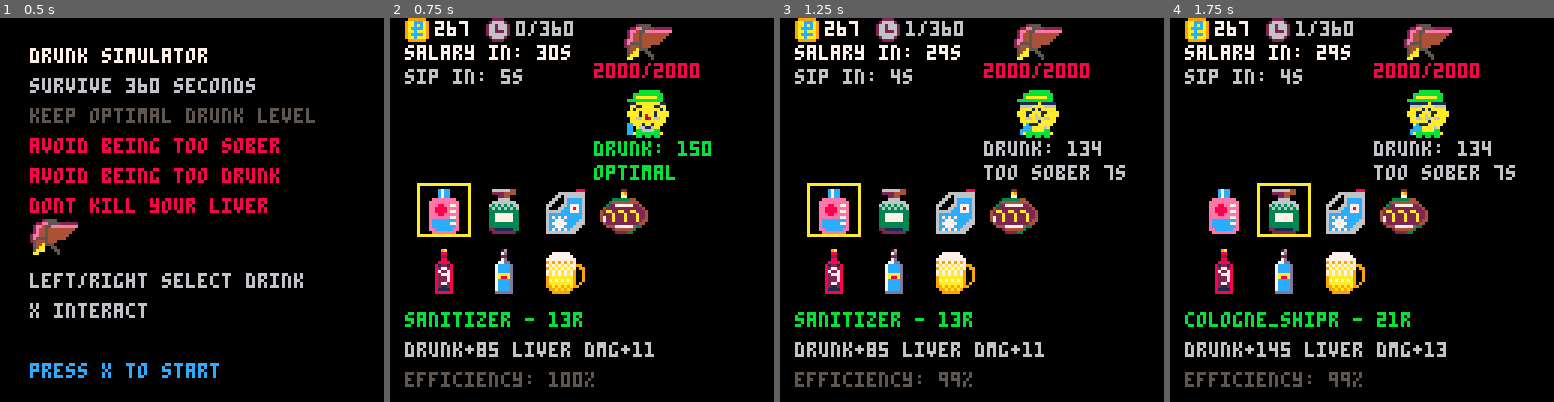
Above: before the commit, frames 1-4 (left to right).
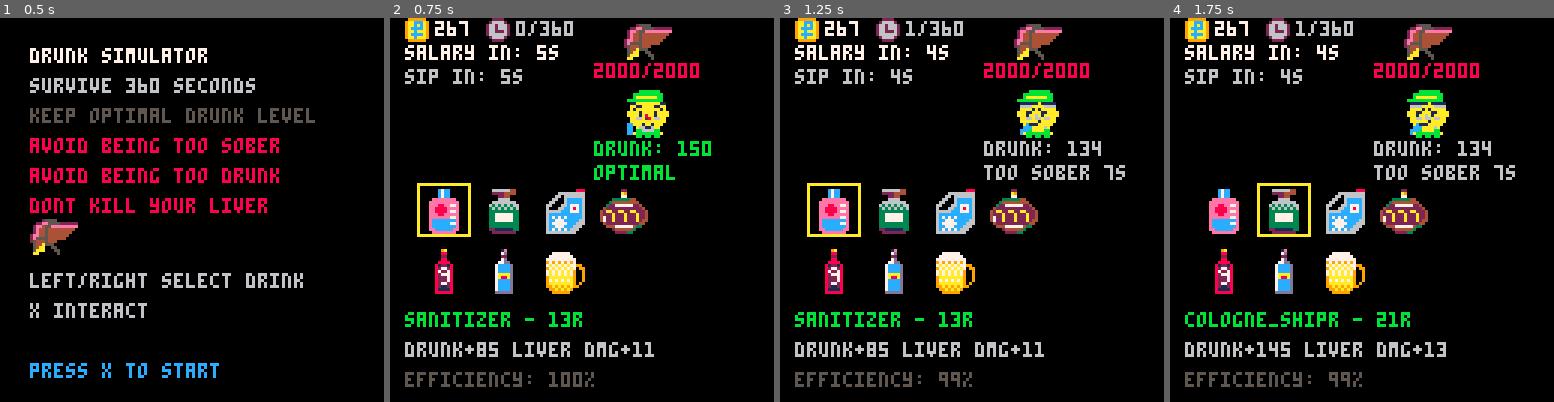
Above: after the commit, the same moments.

Repository: fritzlolpro/picopico
Game: PICO-8 cartridge carts/drunk.p8
The game is run twice, just before and just after one commit, with the same random seed, the same clock (stepped at 60 frames per second) and the same inputs.
Inputs:
- Up to frame 1 (0.5 s): tap X (X key) at 0.33 s
- Up to frame 2 (0.75 s): tap O (Z key) at 0.7 s
- Up to frame 3 (1.25 s): tap X (X key) at 1.07 s
- Up to frame 4 (1.75 s): hold Right from 1.6 s (still down); tap O (Z key) at 1.7 s

Frame 1 is identical in both runs. In frame 2, 0.1% of the frame differs, in the area x 38-47%, y 7-11%; in frame 3, 0.1%; in frame 4, 0.1%.

Commit message:
select bonus on payday

Diff:
--- a/carts/drunk.p8
+++ b/carts/drunk.p8
@@ -12,7 +12,8 @@
 -- Game constants
 game_duration = 360 -- Total game duration in seconds
 salary = 267 -- Salary amount in rubles per payment
-salary_frequency = 30 -- How often salary comes in seconds
+-- salary_frequency = 30 -- How often salary comes in seconds
+salary_frequency = 5 -- How often salary comes in seconds
 base_liver_health = 2000 -- Initial liver health in units
 liver_damage_factor = 0.001833 -- Liver damage growth factor per second (+0.1833% damage each second)
 base_sobering_rate = 15 -- Intoxication units lost every SOBERING_FREQUENCY seconds
@@ -26,6 +27,7 @@
 liver_health = base_liver_health
 intoxication = 150
 selected_drink_index = 1 -- Selected drink in shop
+selected_bonus_index = 1 -- Selected bonus in payday
 game_over_reason = "" -- Reason for game over
 
 -- Character animation
@@ -59,12 +61,12 @@
 
 -- Payday bonuses
 payday_bonuses = {
-    { name = "zakuska", effect = "heal_liver", value = 173, chance = 0.2 },
-    { name = "opohmel", effect = "add_intoxication", value = 37, chance = 0.15 },
-    { name = "halturka", effect = "add_money", value = 123, chance = 0.25 },
-    { name = "activated_carbon", effect = "liver_protection", value = 0.47, duration = 1800, chance = 0.15 }, -- 30 sec
-    { name = "ascorbic", effect = "increase_max_liver", value = 189, chance = 0.1 },
-    { name = "alcoholic_training", effect = "drinking_efficiency", value = 0.31, duration = 1800, chance = 0.15 } -- 30 sec
+    { name = "zakuska", effect = "heal_liver", value = 200, cost = 100, description = "heal liver" },
+    { name = "opohmel", effect = "remove_intoxication", value = 150,  cost = 120, description = "feel better" },
+    { name = "halturka", effect = "add_money", value = 123,  cost = 0, description = "side hassle" },
+    { name = "activated_carbon", effect = "liver_protection", value = 0.47, duration = 1800,  cost = 100, description = "protect liver" },
+    { name = "ascorbic", effect = "increase_max_liver", value = 189, cost = 100, description = "liver got stronger" },
+    { name = "alcoholic_training", effect = "drinking_efficiency", value = 0.31, duration = 1800,  cost = 10, description = "become strongman" }
 }
 
 -- Temporary bonus effects
@@ -187,6 +189,12 @@
 end
 
 function _update60()
+    -- Handle payday state first
+    if current_state == game_state.payday then
+        update_payday()
+        return
+    end
+
     -- Update character animation timer (slower during slowmotion)
     if slowmotion_timer > 0 then
         if frames % slow_motion_multiplier == 0 then
@@ -264,8 +272,6 @@
         update_menu()
     elseif current_state == game_state.playing then
         update_game()
-    elseif current_state == game_state.payday then
-        update_payday()
     elseif current_state == game_state.game_over then
         update_game_over()
     elseif current_state == game_state.win then
@@ -277,6 +283,11 @@
 total_seconds = 0
 
 function update_time()
+    -- Don't update time during payday
+    if current_state == game_state.payday then
+        return
+    end
+
     frames += 1
 
     -- Calculate effective frame rate (slower during slowmotion)
@@ -533,6 +544,7 @@
 
 -- Function to trigger payday (referenced in update_time)
 function trigger_payday()
+    -- Only credit salary, don't apply bonus yet
     current_state = game_state.payday
 end
 
@@ -714,20 +726,26 @@
 end
 
 function update_payday()
-    -- Handle payday logic - salary already credited in update_time()
-
-    -- Apply random bonus at payday
-    apply_payday_bonus()
-
-    current_state = game_state.playing
-end
-
--- Function for applying payday bonuses
-function apply_payday_bonus()
-    for bonus in all(payday_bonuses) do
-        if rnd(1) < bonus.chance then
-            apply_bonus_effect(bonus)
-            break -- only one bonus at a time
+    -- Handle bonus selection with arrow keys
+    if btnp(0) then -- Left
+        selected_bonus_index = max(1, selected_bonus_index - 1)
+    elseif btnp(1) then -- Right
+        selected_bonus_index = min(#payday_bonuses, selected_bonus_index + 1)
+    elseif btnp(2) then -- Up
+        selected_bonus_index = max(1, selected_bonus_index - 3)
+    elseif btnp(3) then -- Down
+        selected_bonus_index = min(#payday_bonuses, selected_bonus_index + 3)
+    elseif btnp(4) or btnp(5) then
+        -- X or O button to apply selected bonus
+        local selected_bonus = payday_bonuses[selected_bonus_index]
+        if money >= selected_bonus.cost then
+            money -= selected_bonus.cost
+            apply_bonus_effect(selected_bonus)
+            current_state = game_state.playing
+        end
+        -- If not enough money, just continue without bonus
+        if money < selected_bonus.cost then
+            current_state = game_state.playing
         end
     end
 end
@@ -736,8 +754,8 @@
 function apply_bonus_effect(bonus)
     if bonus.effect == "heal_liver" then
         liver_health = min(1000 + max_liver_bonus, liver_health + bonus.value)
-    elseif bonus.effect == "add_intoxication" then
-        intoxication += bonus.value
+    elseif bonus.effect == "remove_intoxication" then
+        intoxication -= bonus.value
     elseif bonus.effect == "add_money" then
         money += bonus.value
     elseif bonus.effect == "liver_protection" then
@@ -763,6 +781,7 @@
         total_seconds = 0
         frames = 0
         selected_drink_index = 1
+        selected_bonus_index = 1
 
         -- Reset bonuses
         liver_protection_bonus = 0
@@ -1200,10 +1219,48 @@
 
 
 function draw_payday()
-    cls(3)
-    print("payday!", 35, 50, 7)
-    print("salary: " .. salary .. "r", 30, 65, 6)
-    print("bonus applied!", 30, 80, 11)
+    cls(0)
+    print("payday!", 35, 10, 7)
+    print("salary: " .. salary .. "r", 30, 20, 6)
+    print("money: " .. money .. "r", 30, 30, 7)
+
+    -- Draw bonus icons in 3x2 grid
+    local start_x = 20
+    local start_y = 45
+    local icon_spacing = 30
+
+    for i = 1, #payday_bonuses do
+        local bonus = payday_bonuses[i]
+        local col = (i - 1) % 3
+        local row = flr((i - 1) / 3)
+        local x = start_x + col * icon_spacing
+        local y = start_y + row * icon_spacing
+
+        -- Draw bonus icon (sprites 68-73)
+        local icon_id = 67 + i -- sprites 68-73
+        spr(icon_id, x, y)
+
+        -- Draw cost below icon
+        print(bonus.cost .. "r", x, y + 10, 6)
+
+        -- Draw selection cursor
+        if i == selected_bonus_index then
+            rect(x - 1, y - 1, x + 8, y + 8, 7)
+        end
+
+        -- Show if player can't afford
+        if money < bonus.cost then
+            print("x", x + 2, y + 2, 8)
+        end
+    end
+
+    -- Instructions
+    print("arrows: select, x/o: buy", 5, 96, 7)
+
+    -- Show selected bonus info
+    local selected_bonus = payday_bonuses[selected_bonus_index]
+    print(selected_bonus.name, 5, 102, 11)
+    print(selected_bonus.description, 5, 108, 6)
 end
 
 function draw_game_over()
